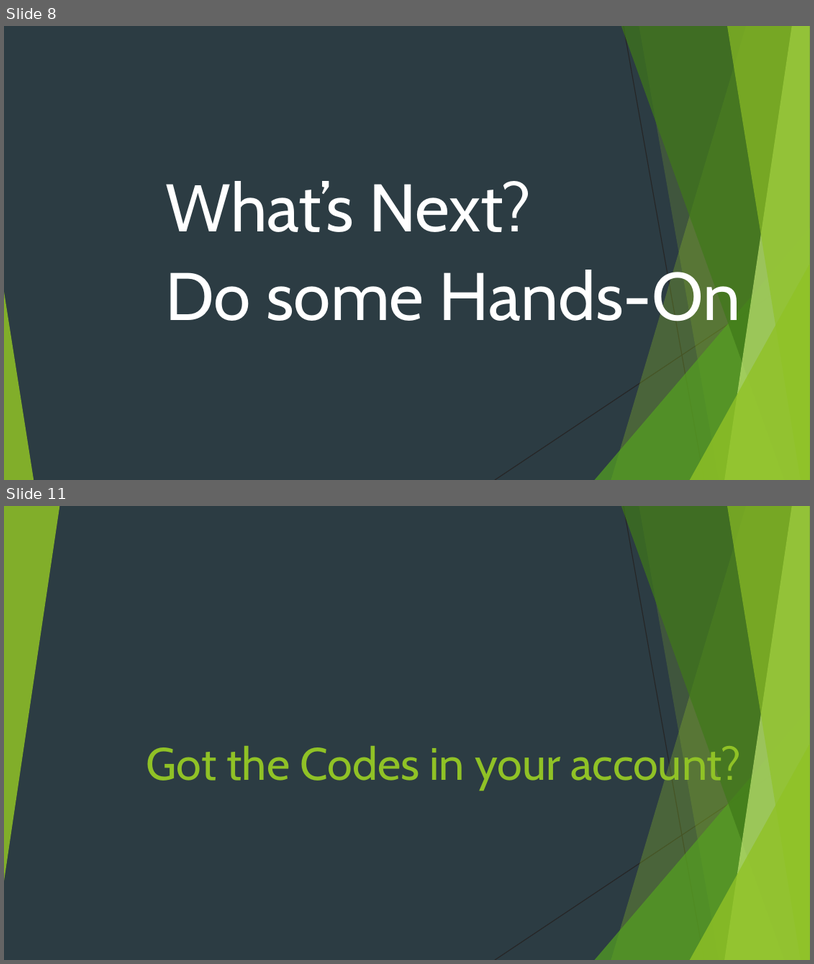
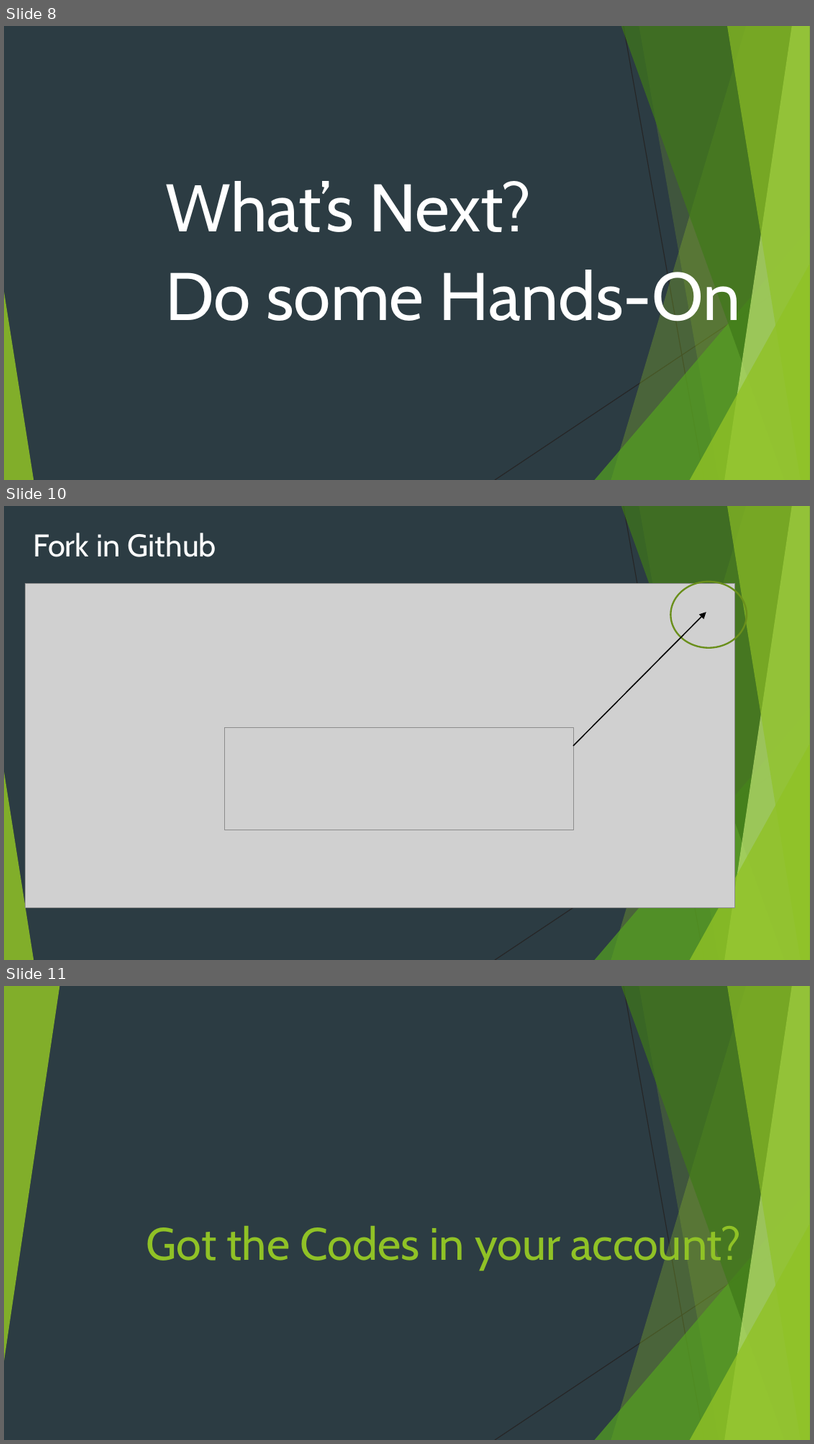
Before and after one commit to Shubhamdutta2000/Web-Training, a slide deck: 03. Git & Github/Github.pptx. Shown one above the other, each under a label of ours: slides 8 and 11 before the commit, slides 8, 10 and 11 after it; the slides between them are not shown. The pictures are 814x964 and 814x1444 pixels, drawn with LibreOffice and Linux fonts; fonts in the diff are those of the drawing; grey boxes stand for pictures. Boxes give left, top, right and bottom in pixels: in the first picture for what was removed or moved away, otherwise in the second. Text is boxed around its words. In the diff, an @@ line names an element or a change of style, - is before the commit and + after.

```diff
--- a/03. Git & Github/Github.pptx
+++ b/03. Git & Github/Github.pptx
@@ slide 10 added at [4, 506, 810, 960], background #2C3C43; not listed: 10 template elements that a slide beside it also shows @@
@@ text added at [33, 533, 216, 557], 28 pt, text #FFFFFF @@
+Fork in Github
@@ picture added at [25, 584, 736, 908] @@
@@ ellipse added at [671, 582, 747, 648], outline #6B901C 1.5 pt @@
@@ arrow added from (574, 746) to (707, 612), #000000 1 pt @@
@@ picture added at [225, 728, 574, 830] @@
```
Also in this commit, not shown: 1 slide changed, 1 slide removed, 2 other files.
